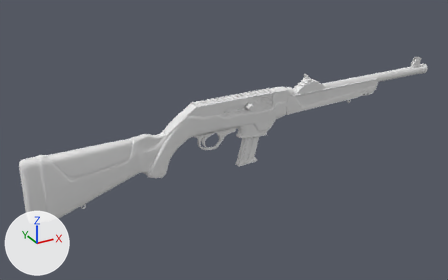
One commit to the FBX model DoomofBullet/Assets/Models & Animations/ruger carbine.fbx: the scene before it, then after it.
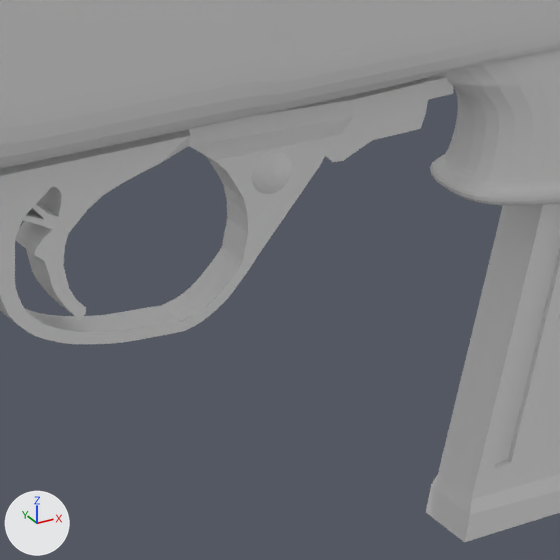
Old and new are each drawn whole from a 50 mm camera at (-6.57, -10.6, 5.31) aimed at (-0.63, 0.2, -0.09) and again close up on the part from 45% to 55% of the width and 43% to 60% of the height. Arrows for +X, +Y and +Z are at lower left; the lights stay in place. Where no turn or scale is listed for an object, it has been applied to the vertices. Vertices at the same position are counted once.
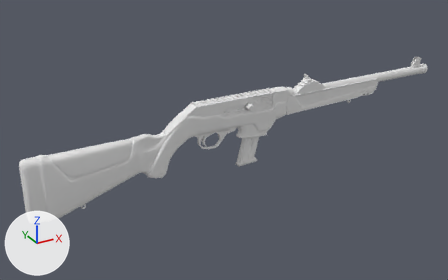
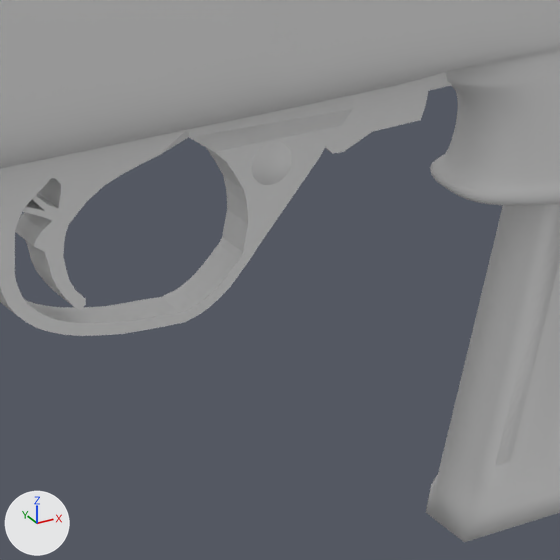
Commit message: smooth shaded the ruger carbine

Location of each change, (x1, y1, x2, y2) in pixels of the close-ups (560 x 560 px; the box of a moved part takes in the faces that stretch with it):
part 1 of me_circle_001, moved or reshaped
    before: (0, 75, 453, 344)
    after: (0, 72, 452, 336)
part 2 of me_circle_001, shading changed
    both: (0, 0, 560, 542)

Edits to the bpy script that builds the scene:
```text
Change me_circle_001:
    where me_circle_001.from_pydata(...)  # 25801 vertices, 25702 faces; spans x -1.07..4.68, y -0.24..0.19, z -0.1..1.71
    used by ob_circle_001; location = (-3.867, 0.0, -0.75)
    me_circle_001 part 1: the loose piece of 284 vertices spanning x 2.41..3.46, y -0.03..0.05, z 0.61..1.0 is moved by (0.0, 0.0, 0.02)
    me_circle_001 part 2: edges marked sharp go from 32378 to 1780
```
